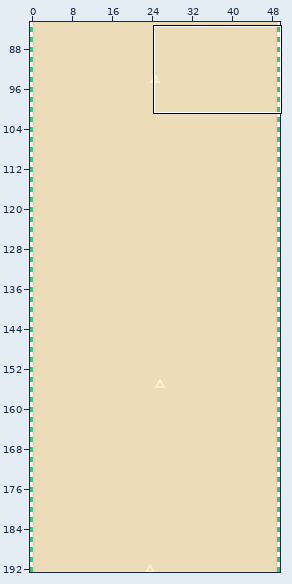
Tiled map: BioPiratariaGame-core/assets/map.tmx. The first picture is a wide view before the edit; the outline marks the close-up.
Close-up. The starting point:
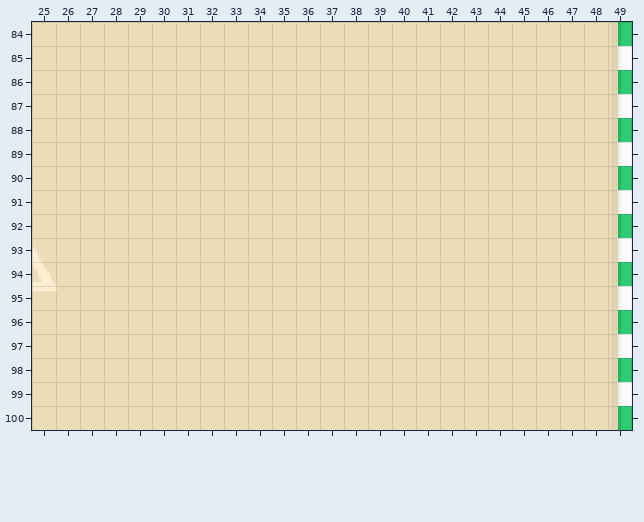
Cells are 16x16 px. Shown: x 25..49, y 84..100. The commit also changed other parts of the map, which this record leaves out.
The same view after the edit:
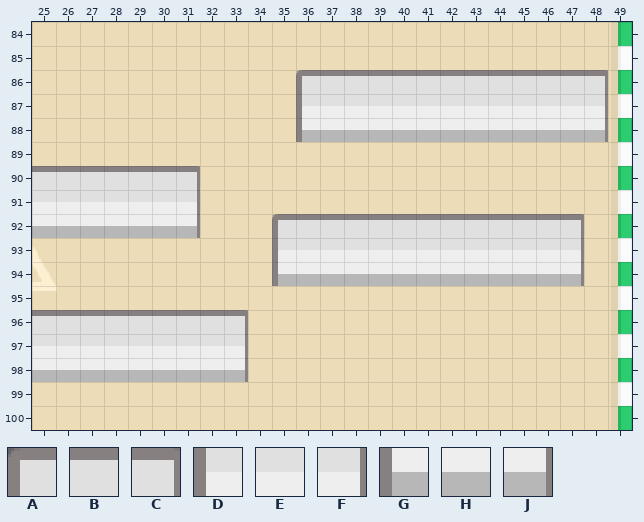
Key: from "barra": A 0, B 1, C 12, D 13, E 14, F 25, G 26, H 27, J 38.
_ is an empty cell, . an unchanged one.
Tiles of an added or newly shown layer are drawn over the layers below it.
What changed:
--- layer "objetos" (added)
@@ x 36..48 @@
- 86 _____________
- 87 _____________
- 88 _____________
+ 86 ABBBBBBBBBBBC
+ 87 DEEEEEEEEEEEF
+ 88 GHHHHHHHHHHHJ
@@ x 25..47 @@
- 90 _______................
- 91 _______................
- 92 _______..._____________
- 93 .........._____________
- 94 .........._____________
+ 90 BBBBBBC................
+ 91 EEEEEEF................
+ 92 HHHHHHJ...ABBBBBBBBBBBC
+ 93 ..........DEEEEEEEEEEEF
+ 94 ..........GHHHHHHHHHHHJ
@@ x 25..33 @@
- 96 _________
- 97 _________
- 98 _________
+ 96 BBBBBBBBC
+ 97 EEEEEEEEF
+ 98 HHHHHHHHJ
Where, in picture pixels (left, top, right, bottom), the same in both close-ups:
added: (296, 70, 608, 142)
added: (32, 166, 200, 238)
added: (272, 214, 584, 286)
added: (32, 310, 248, 382)
